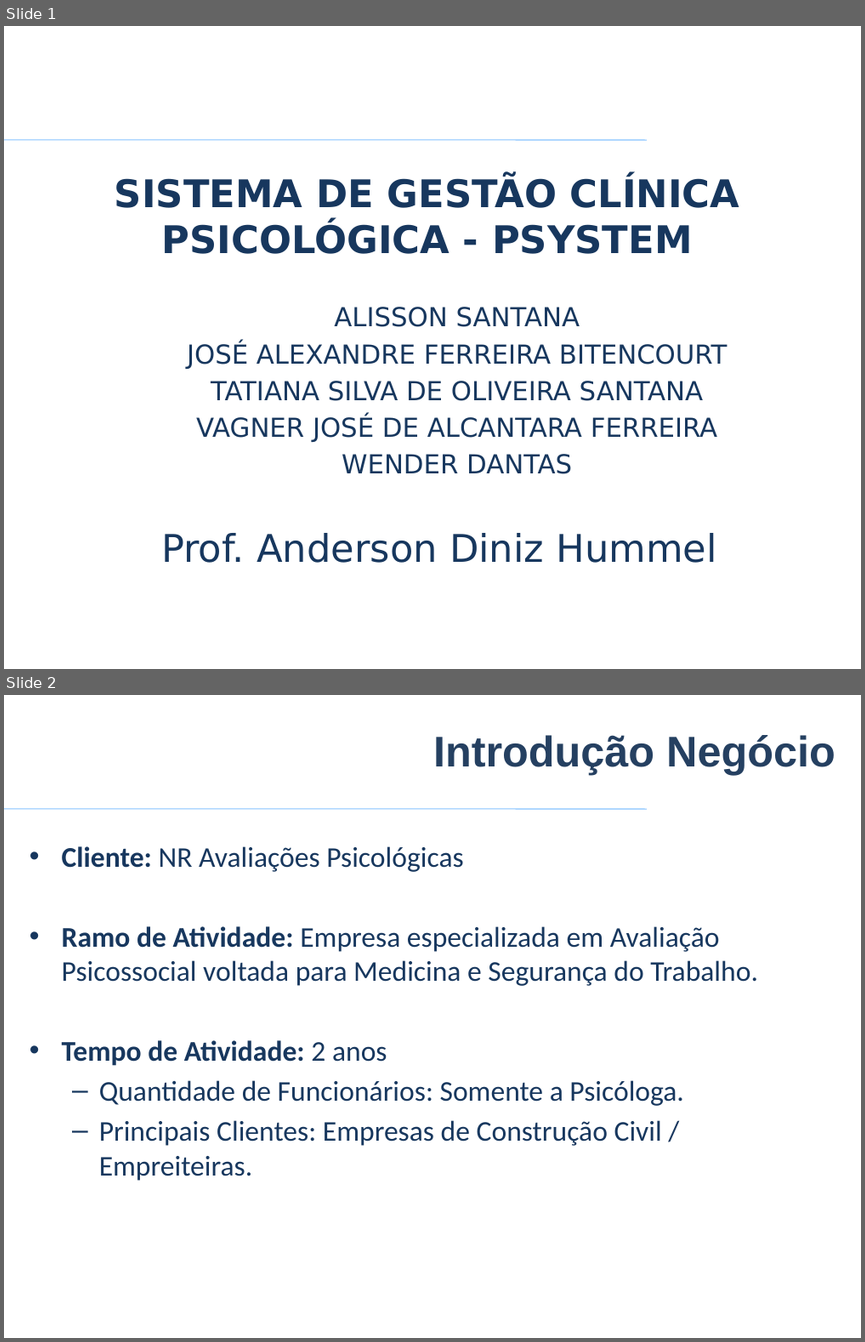
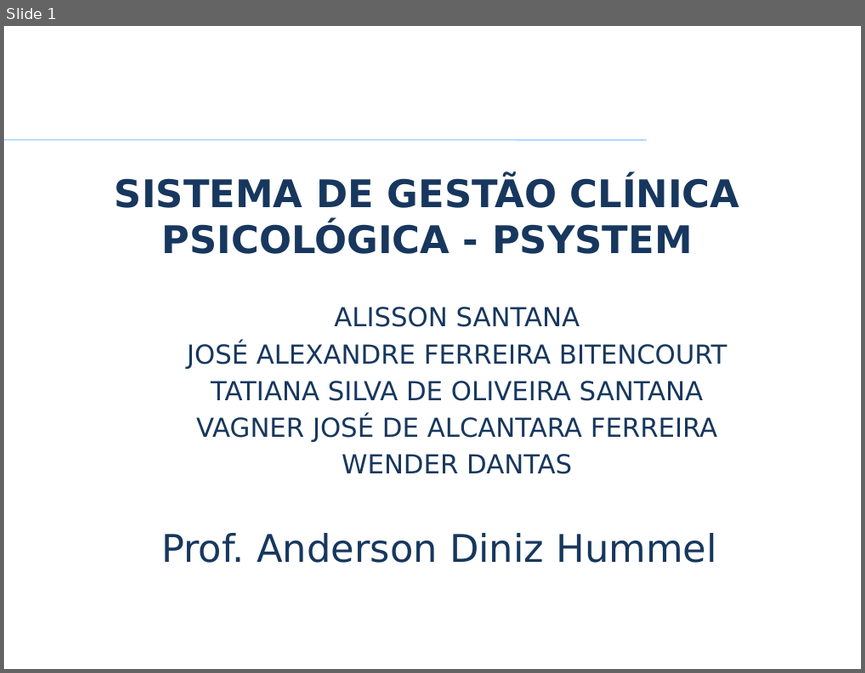
Before and after one commit to VagnerAlcantara/TCC, a slide deck: TCC/3º Encontro/2017-Apresentacao Psystem.pptx. Shown one above the other, each under a label of ours: slides 1 and 2 before the commit, slide 1 after it. The pictures are 865x1342 and 865x673 pixels, drawn with LibreOffice and Linux fonts; fonts in the diff are those of the drawing; background and template pictures are left out. Boxes give left, top, right and bottom in pixels: in the first picture for what was removed or moved away, otherwise in the second. Text is boxed around its words. In the diff, an @@ line names an element or a change of style, - is before the commit and + after.

```diff
--- a/TCC/3º Encontro/2017-Apresentacao Psystem.pptx
+++ b/TCC/3º Encontro/2017-Apresentacao Psystem.pptx
@@ slide 2 removed at box(4, 695, 861, 1338), background #FFFFFF; not listed: 1 template element that a slide beside it also shows @@
@@ title removed at box(433, 735, 835, 774) @@
-Introdução Negócio
@@ text removed at box(62, 846, 758, 1180) @@
-• Cliente: NR Avaliações Psicológicas
-• Ramo de Atividade: Empresa especializada em Avaliação Psicossocial voltada para Medicina e Segurança do Trabalho.
-• Tempo de Atividade: 2 anos
-  – Quantidade de Funcionários: Somente a Psicóloga.
-  – Principais Clientes: Empresas de Construção Civil / Empreiteiras.
```
Also in this commit, not shown: 2 slides changed, 1 slide added, 1 other slide removed, 2 other files.
